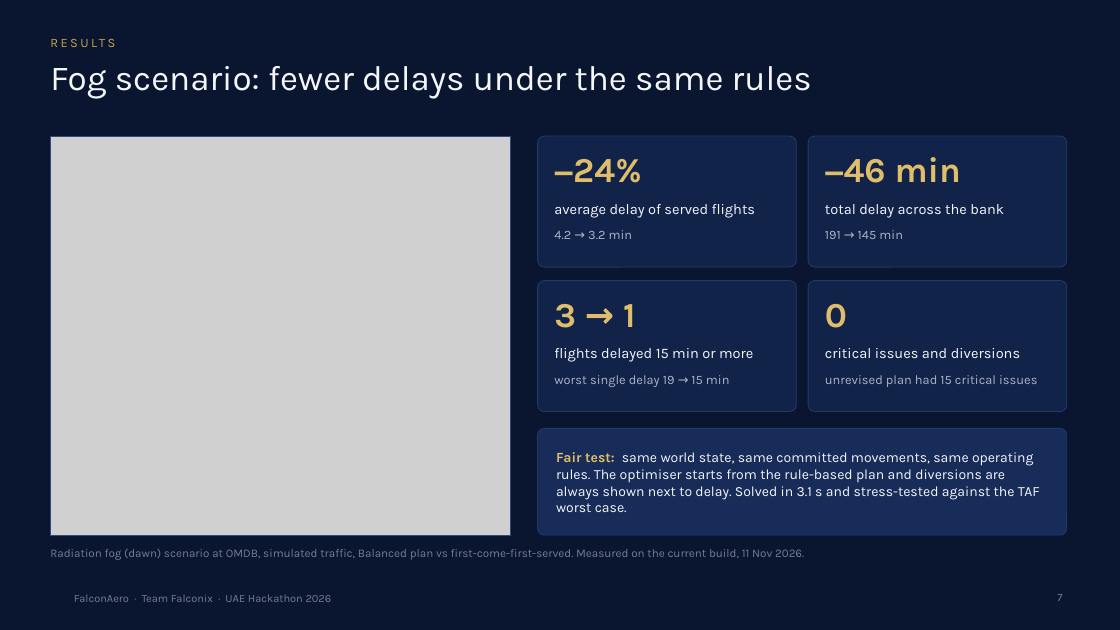
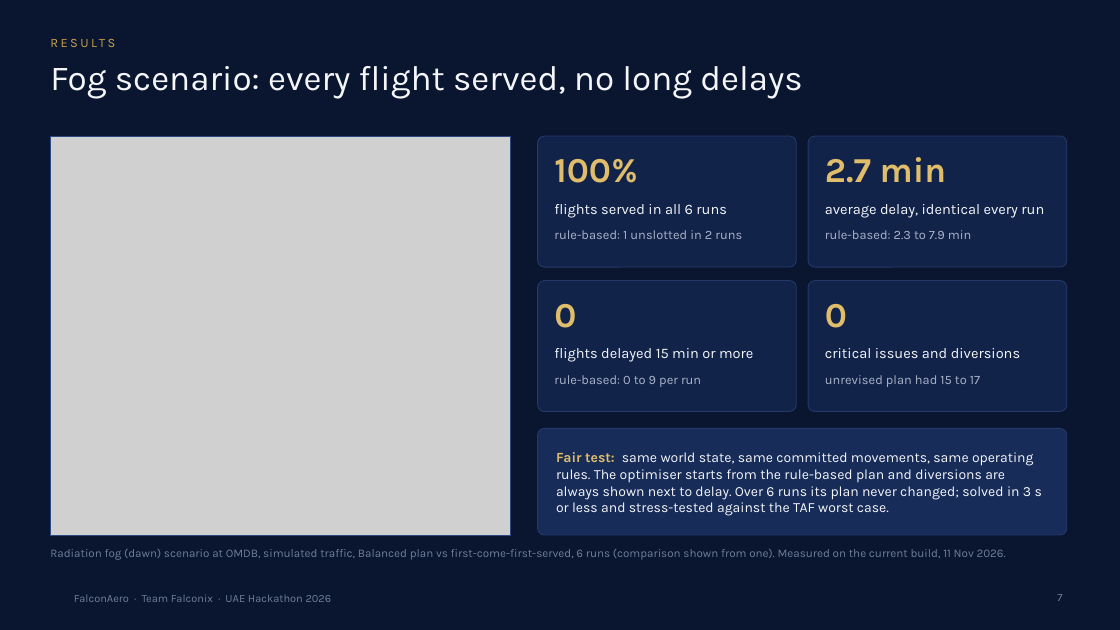
Before and after one commit to allurimohansrisaivarma-coder/FalconAero-UAEhack, a slide deck: slide 7 of pitch/FalconAero_Pitch_Deck.pptx. Drawn at 1120x630 pixels with LibreOffice and Linux fonts; fonts in the diff are those of the drawing; grey boxes stand for pictures; background and template pictures are left out. Boxes give left, top, right and bottom in pixels: in the first picture for what was removed or moved away, otherwise in the second. Text is boxed around its words. In the diff, an @@ line names an element or a change of style, - is before the commit and + after.

Commit message:
Retake README and pitch-deck screenshots from the current UI; report fog results over 6 runs
Screenshots were taken before the stand/sync/modal/notification changes. video/screens.py
retakes all nine README shots and the deck crops at their original pixel sizes, from the same
moments (04:00Z, first fog report). Slide 6's middle column is fitted to the new decision pop-up.

Results: the old single-run figures (-24%, 191 -> 145 min) did not repeat. Over 6 runs
(video/measure.py) the Balanced plan is identical every run (2.7 min avg, all flights served,
none delayed 15+ min) while the rule-based plan ranges 2.3-7.9 min and twice left a flight
without a slot. Slide 7 and the README now report that spread.

Also: strip details line no longer wraps mid-label when a WAIT/TOBT tag is added.

```diff
--- a/pitch/FalconAero_Pitch_Deck.pptx
+++ b/pitch/FalconAero_Pitch_Deck.pptx
@@ title at (x1=50, y1=66, x2=802, y2=99): text changed @@
-Fog scenario: fewer delays under the same rules
+Fog scenario: every flight served, no long delays
@@ text at (x1=554, y1=159, x2=637, y2=183): text changed @@
-−24%
+100%
@@ text at (x1=825, y1=157, x2=946, y2=183): text changed @@
-−46 min
+2.7 min
@@ text at (x1=554, y1=204, x2=727, y2=218): text changed @@
-average delay of served flights
+flights served in all 6 runs
@@ text at (x1=825, y1=204, x2=1044, y2=218): text changed @@
-total delay across the bank
+average delay, identical every run
@@ text at (x1=554, y1=230, x2=742, y2=239): text changed @@
-4.2 → 3.2 min
+rule-based: 1 unslotted in 2 runs
@@ text at (x1=825, y1=230, x2=972, y2=239): text changed @@
-191 → 145 min
+rule-based: 2.3 to 7.9 min
@@ text at (x1=554, y1=304, x2=576, y2=328): text changed @@
-3 → 1
+0
@@ text at (x1=554, y1=375, x2=701, y2=387): text changed @@
-worst single delay 19 → 15 min
+rule-based: 0 to 9 per run
@@ text at (x1=825, y1=375, x2=980, y2=387): text changed @@
-unrevised plan had 15 critical issues
+unrevised plan had 15 to 17
@@ text at (x1=556, y1=452, x2=1042, y2=516): text changed @@
-Fair test: same world state, same committed movements, same operating rules. The optimiser starts from the rule-based plan and diversions are always shown next to delay. Solved in 3.1 s and stress-tested against the TAF worst case.
+Fair test: same world state, same committed movements, same operating rules. The optimiser starts from the rule-based plan and diversions are always shown next to delay. Over 6 runs its plan never changed; solved in 3 s or less and stress-tested against the TAF worst case.
@@ text at (x1=50, y1=549, x2=1006, y2=560): text changed @@
-Radiation fog (dawn) scenario at OMDB, simulated traffic, Balanced plan vs first-come-first-served. Measured on the current build, 11 Nov 2026.
+Radiation fog (dawn) scenario at OMDB, simulated traffic, Balanced plan vs first-come-first-served, 6 runs (comparison shown from one). Measured on the current build, 11 Nov 2026.
```
Also in this commit, not shown: 14 other files.
